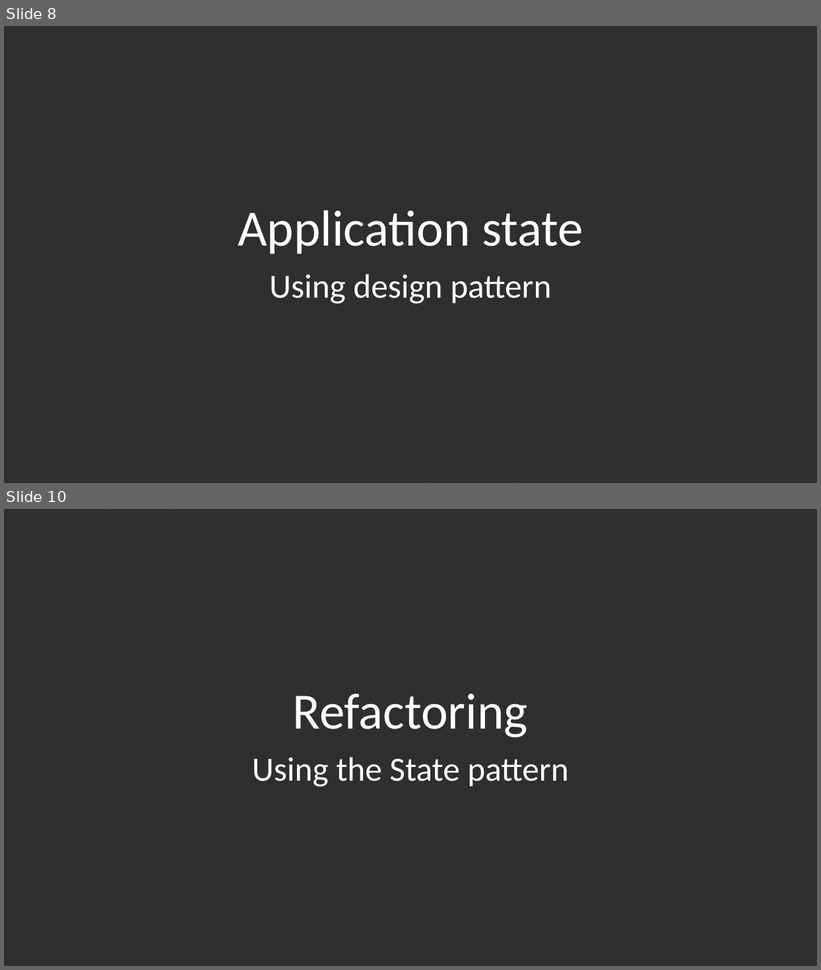
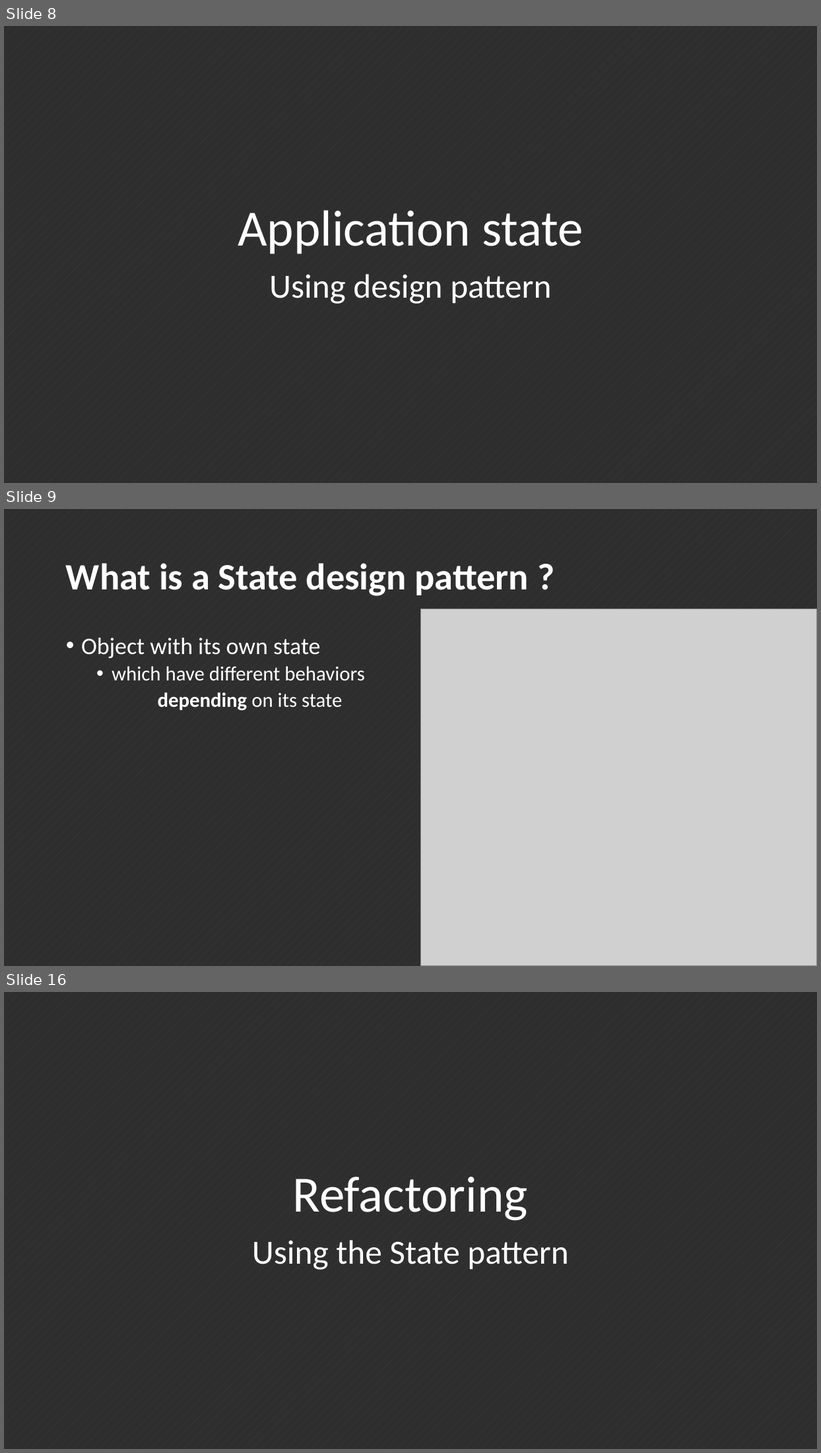
Before and after one commit to ahorguelin/thanks_microsoft, a slide deck: Design Patterns.pptx. Shown one above the other, each under a label of ours: slides 8 and 10 before the commit, slides 8, 9 and 16 after it; the slides between them are not shown. The pictures are 821x970 and 821x1453 pixels, drawn with LibreOffice and Linux fonts; fonts in the diff are those of the drawing; grey boxes stand for pictures. Boxes give left, top, right and bottom in pixels: in the first picture for what was removed or moved away, otherwise in the second. Text is boxed around its words. In the diff, an @@ line names an element or a change of style, - is before the commit and + after.

```diff
--- a/Design Patterns.pptx
+++ b/Design Patterns.pptx
@@ slide 9 added at bbox=[4, 509, 817, 966], background pattern #404040 on #2E2E2E @@
@@ title added at bbox=[66, 563, 529, 596], 44 pt, text #FFFFFF, bold @@
+What is a State design pattern ?
@@ picture added at bbox=[420, 609, 817, 966] @@
@@ text added at bbox=[81, 638, 364, 711], 24 pt, text #FFFFFF @@
+• Object with its own state
+  • which have different behaviors
+  depending on its state
@@ what was slide 10 is now slide 16 @@
```
Also in this commit, not shown: 6 other slides added, 1 slide removed.
